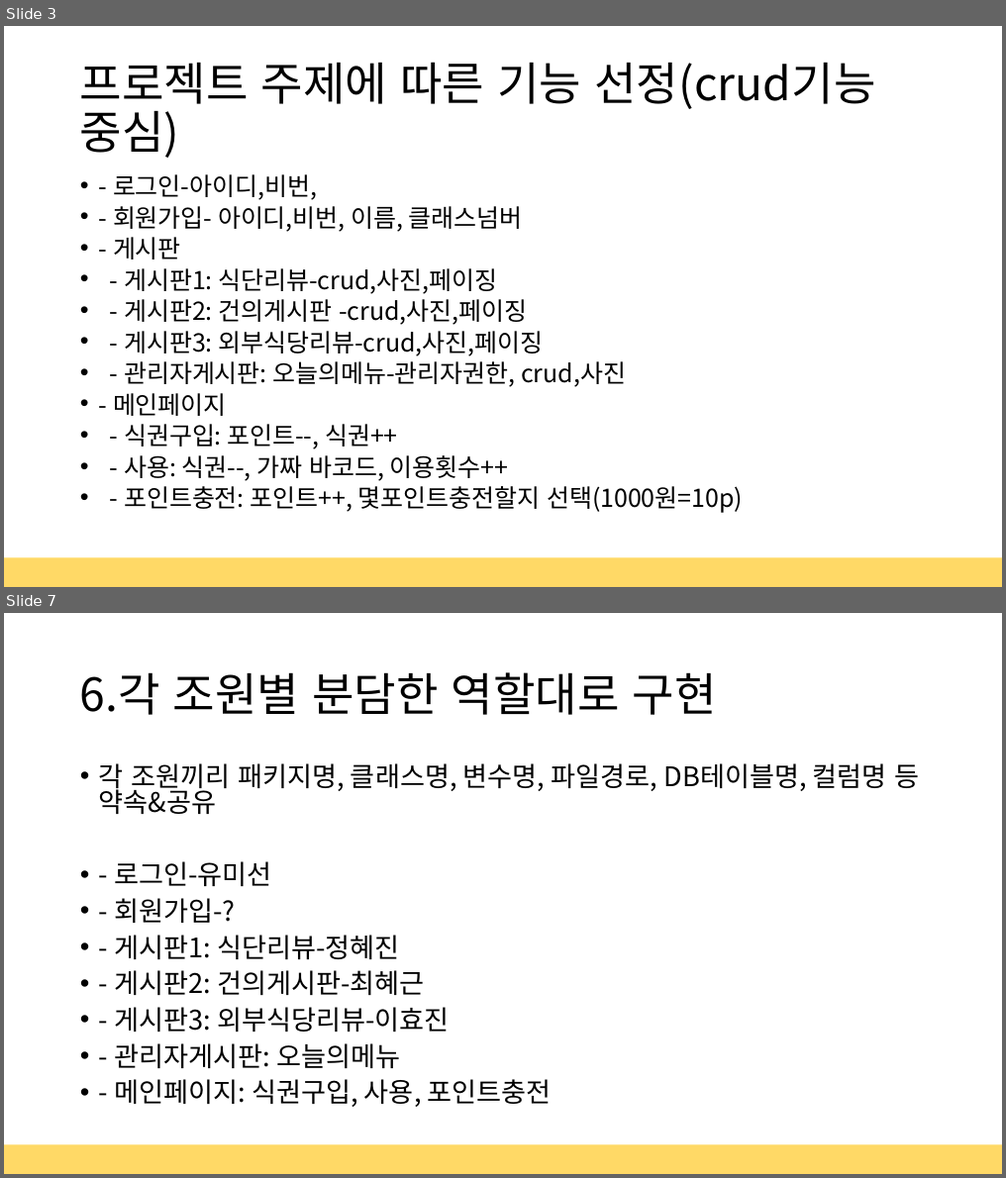
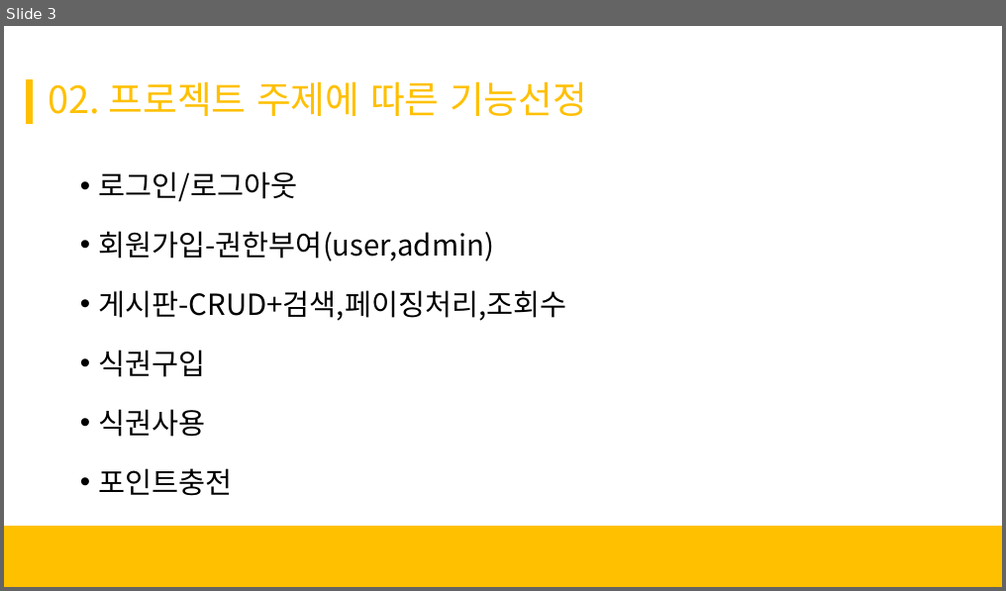
Before and after one commit to Mishuni/Multi_Food, a slide deck: 세미 프로젝트 결과발표.pptx. Shown one above the other, each under a label of ours: slides 3 and 7 before the commit, slide 3 after it; the slides between them are not shown. The pictures are 1006x1178 and 1006x591 pixels, drawn with LibreOffice and Linux fonts; fonts in the diff are those of the drawing; background and template pictures are left out. Boxes give left, top, right and bottom in pixels: in the first picture for what was removed or moved away, otherwise in the second. Text is boxed around its words. In the diff, an @@ line names an element or a change of style, - is before the commit and + after.

Commit message:
효진 css마무리

```diff
--- a/세미 프로젝트 결과발표.pptx
+++ b/세미 프로젝트 결과발표.pptx
@@ slide 7 removed at (4, 613, 1002, 1174), background #FFFFFF @@
@@ title removed at (80, 672, 717, 715) @@
-6.각 조원별 분담한 역할대로 구현
@@ text removed at (99, 763, 920, 1107) @@
-• 각 조원끼리 패키지명, 클래스명, 변수명, 파일경로, DB테이블명, 컬럼명 등 약속&공유
-• - 로그인-유미선
-• - 회원가입-?
-• - 게시판1: 식단리뷰-정혜진
-• - 게시판2: 건의게시판-최혜근
-• - 게시판3: 외부식당리뷰-이효진
-• - 관리자게시판: 오늘의메뉴
-• - 메인페이지: 식권구입, 사용, 포인트충전
@@ rectangle removed at (4, 1146, 1002, 1174) @@
@@ slide 3 changed as well @@
@@ rectangle added at (27, 80, 33, 124), fill #FFC000, outline #FFC000 1 pt @@
@@ title at (49, 81, 587, 116): text changed; size 44 to 36 pt; text colour #000000 to #FFC000 @@
-프로젝트 주제에 따른 기능 선정(crud기능 중심)
+02. 프로젝트 주제에 따른 기능선정
@@ text at (99, 172, 567, 496): text changed; size 23.8 to 28 pt @@
-• - 로그인-아이디,비번,
-• - 회원가입- 아이디,비번, 이름, 클래스넘버
-• - 게시판
-• - 게시판1: 식단리뷰-crud,사진,페이징
-• - 게시판2: 건의게시판 -crud,사진,페이징
-• - 게시판3: 외부식당리뷰-crud,사진,페이징
-• - 관리자게시판: 오늘의메뉴-관리자권한, crud,사진
-• - 메인페이지
-• - 식권구입: 포인트--, 식권++
-• - 사용: 식권--, 가짜 바코드, 이용횟수++
-• - 포인트충전: 포인트++, 몇포인트충전할지 선택(1000원=10p)
+• 로그인/로그아웃
+• 회원가입-권한부여(user,admin)
+• 게시판-CRUD+검색,페이징처리,조회수
+• 식권구입
+• 식권사용
+• 포인트충전
@@ rectangle added at (4, 526, 1002, 587), fill #FFC000, outline #FFC000 1 pt @@
@@ rectangle removed at (4, 559, 1002, 587) @@
```
Also in this commit, not shown: 4 other slides changed, 10 slides added, 2 other slides removed, 25 other files.
